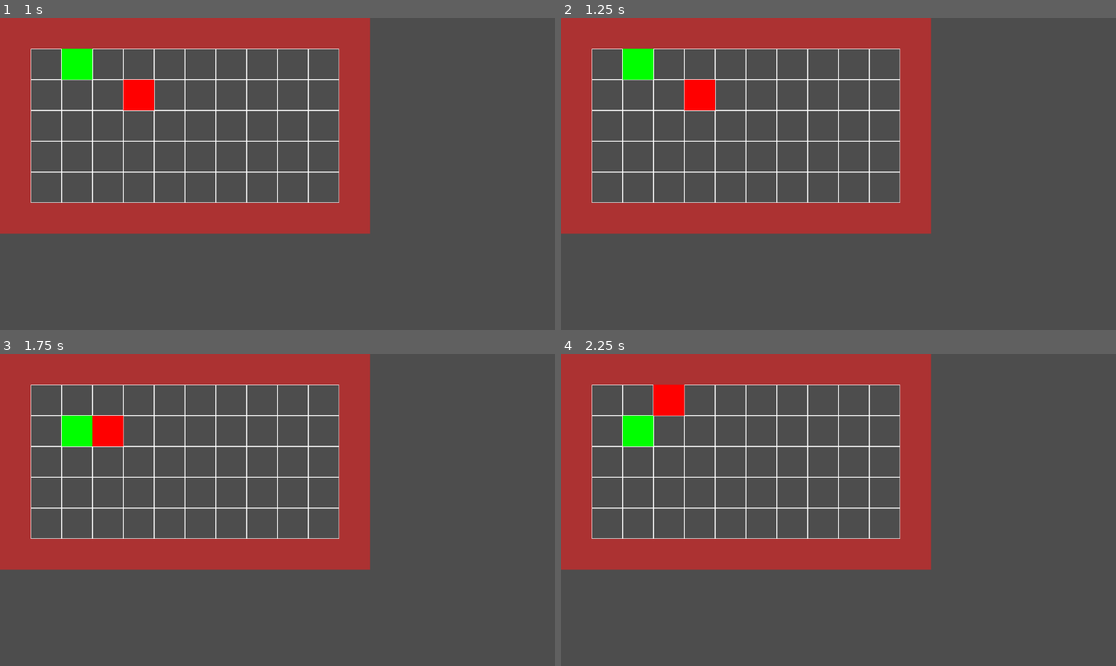
Above: before the commit, frames 1-4 (two rows, left to right).
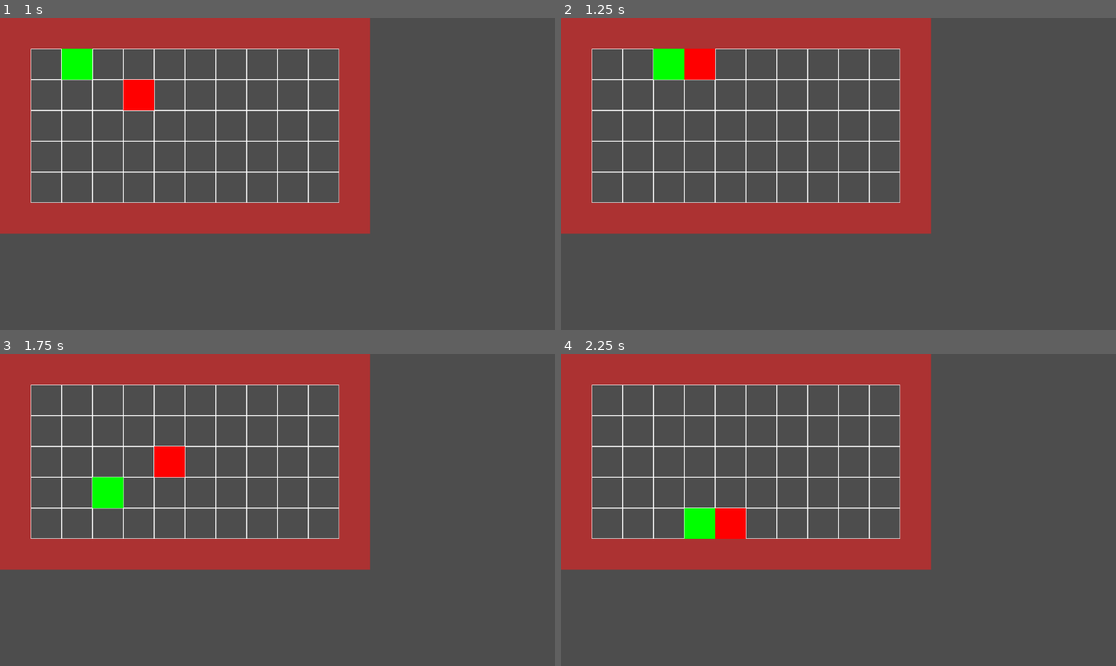
Above: after the commit, the same moments.

Repository: jevonsp/rogue-like
Game: Godot game, scene res://main/main.tscn
Two runs of this game, one before a commit and one after it. Both use one fixed random seed, a clock stepped at 60 frames per second and the inputs below.
Inputs:
- Up to frame 1 (1 s): tap Enter at 0.5 s; hold D (right) from 0.53 s (still down)
- Up to frame 2 (1.25 s): keep holding D (right)
- Up to frame 3 (1.75 s): release D (right) at 1.28 s; hold S (down) from 1.28 s (still down)
- Up to frame 4 (2.25 s): release S (down) at 2.03 s; hold D (right) from 2.03 s (still down)

Frame 1 is identical in both runs. In frame 2, 2.2% of the frame differs, in the area x 11-28%, y 9-30%; in frame 3, 2.3%, in the area x 11-34%, y 19-50%; in frame 4, 2.3%.

Commit message:
Held inputs!
Now you can hold as many directions as you want, the last one held will be fired, and if you let go then the other keys keep priority.

All done myself with limited documentation look-ups  :smile: Just had to find how to erase(heh) a specific value from an array.

Diff:
--- a/main/controller.gd
+++ b/main/controller.gd
@@ -11,8 +11,56 @@
 
 var enemy_counter: int = 0
 
+var held_timer: float = 0.0
+var limit_timer: float = 0.0
+var held_keys = []
+
 func _ready() -> void:
 	setup_game()
+
+func _process(delta: float) -> void:
+	if not held_keys.is_empty():
+		held_timer += delta
+		if held_timer >= 0.5:
+
+			match held_keys.back():
+				"up":
+					if limit_timer <= 0.0:
+						player_move_attempt.emit(Vector2.UP)
+				"down":
+					if limit_timer <= 0.0:
+						player_move_attempt.emit(Vector2.DOWN)
+				"left":
+					if limit_timer <= 0.0:
+						player_move_attempt.emit(Vector2.LEFT)
+				"right":
+					if limit_timer <= 0.0:
+						player_move_attempt.emit(Vector2.RIGHT)
+
+			limit_timer += delta
+			if limit_timer >= 0.25:
+				limit_timer = 0.0
+	else:
+		held_timer = 0.0
+		limit_timer = 0.0
+
+	if Input.is_action_just_pressed("up"):
+		held_keys.push_back("up")
+	elif Input.is_action_just_released("up"):
+		held_keys.erase("up")
+	if Input.is_action_just_pressed("down"):
+		held_keys.push_back("down")
+	elif Input.is_action_just_released("down"):
+		held_keys.erase("down")
+	if Input.is_action_just_pressed("left"):
+		held_keys.push_back("left")
+	elif Input.is_action_just_released("left"):
+		held_keys.erase("left")
+	if Input.is_action_just_pressed("right"):
+		held_keys.push_back("right")
+	elif Input.is_action_just_released("right"):
+		held_keys.erase("right")
+
 
 func _input(event: InputEvent) -> void:
 	if event.is_action_pressed("up"):
